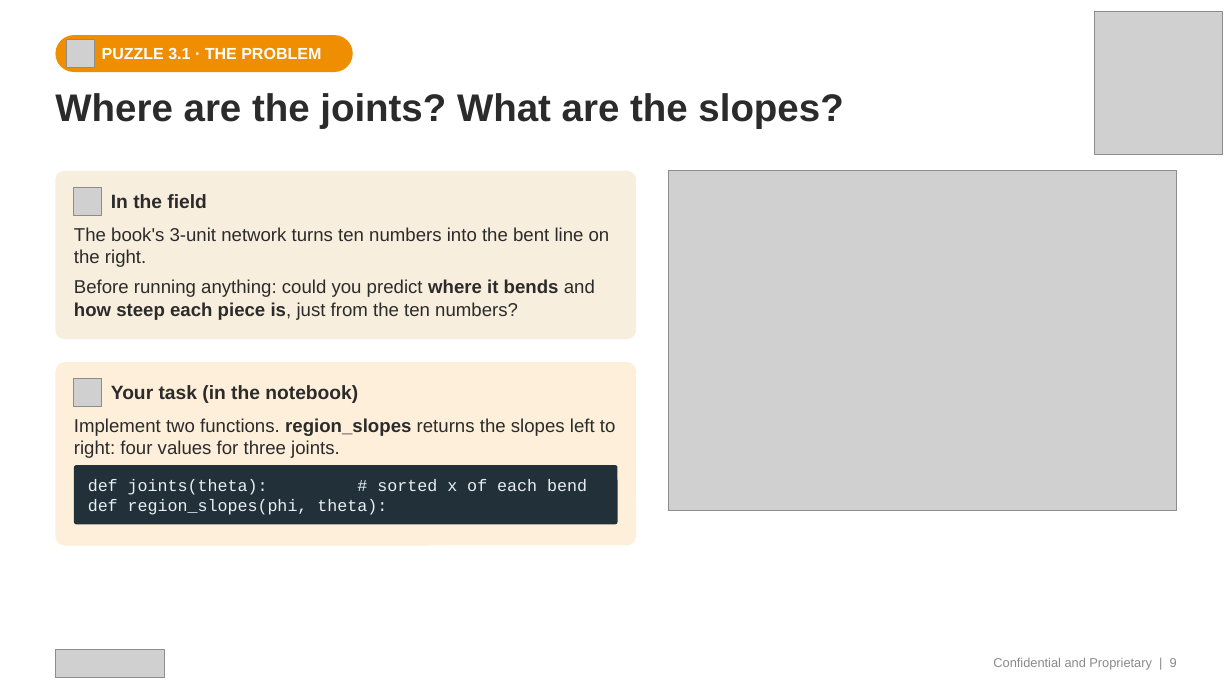
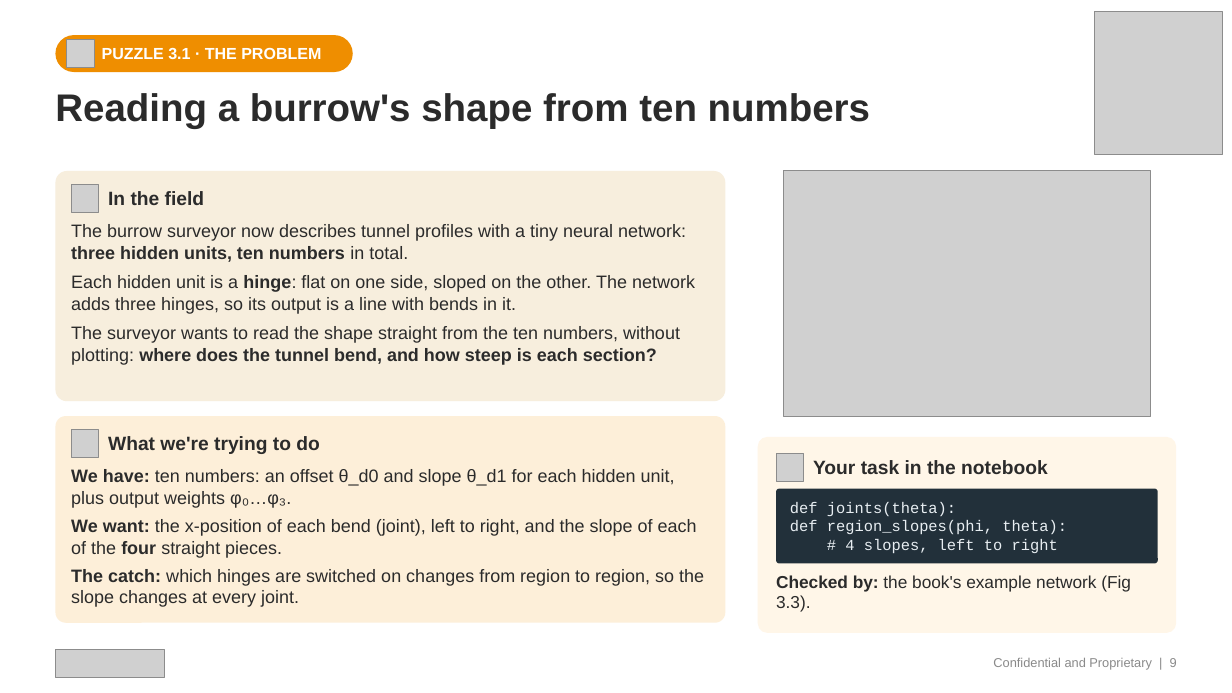
Before and after one commit to transitionbio/udl-ch1-8-tutorial, a slide deck: slide 9 of slides/TBio_UDL_Ch1-8_OneHour.pptx. Drawn at 1232x693 pixels with LibreOffice and Linux fonts; fonts in the diff are those of the drawing; grey boxes stand for pictures. Boxes give left, top, right and bottom in pixels: in the first picture for what was removed or moved away, otherwise in the second. Text is boxed around its words. In the diff, an @@ line names an element or a change of style, - is before the commit and + after.

```diff
--- a/slides/TBio_UDL_Ch1-8_OneHour.pptx
+++ b/slides/TBio_UDL_Ch1-8_OneHour.pptx
@@ text at [55, 93, 870, 129]: text changed @@
-Where are the joints? What are the slopes?
+Reading a burrow's shape from ten numbers
@@ rounded rectangle: place and size @@
-rounded rectangle at [55, 171, 636, 339]
+rounded rectangle at [55, 171, 726, 401]
@@ picture: place and size @@
-picture at [668, 171, 1177, 511]
+picture at [784, 171, 1151, 417]
@@ text added at [71, 224, 695, 365], 14 pt, text #2B2B2B @@
+The burrow surveyor now describes tunnel profiles with a tiny neural network: three hidden units, ten numbers in total.
+Each hidden unit is a hinge: flat on one side, sloped on the other. The network adds three hinges, so its output is a line with bends in it.
+The surveyor wants to read the shape straight from the ten numbers, without plotting: where does the tunnel bend, and how steep is each section?
@@ text removed at [74, 227, 610, 320] @@
-The book's 3-unit network turns ten numbers into the bent line on the right.
-Before running anything: could you predict where it bends and how steep each piece is, just from the ten numbers?
@@ rounded rectangle: place and size @@
-rounded rectangle at [55, 362, 636, 546]
+rounded rectangle at [55, 416, 726, 623]
@@ text removed at [74, 418, 616, 458] @@
-Implement two functions. region_slopes returns the slopes left to right: four values for three joints.
@@ picture added at [71, 430, 99, 457] @@
@@ text added at [108, 436, 319, 454], 15 pt, text #2B2B2B, bold @@
+What we're trying to do
@@ rounded rectangle added at [758, 437, 1177, 633], fill #FFF6E8 @@
@@ text added at [71, 469, 704, 607], 14 pt, text #2B2B2B @@
+We have: ten numbers: an offset θ_d0 and slope θ_d1 for each hidden unit, plus output weights φ₀…φ₃.
+We want: the x-position of each bend (joint), left to right, and the slope of each of the four straight pieces.
+The catch: which hinges are switched on changes from region to region, so the slope changes at every joint.
@@ rounded rectangle removed at [74, 465, 617, 524] @@
@@ picture: place and size @@
-picture at [74, 379, 102, 407]
+picture at [776, 454, 804, 482]
@@ text at [813, 460, 1048, 474]: text changed @@
-Your task (in the notebook)
+Your task in the notebook
@@ rounded rectangle added at [776, 489, 1158, 564], fill #22303A @@
@@ text at [790, 502, 956, 516]: text changed; size 13 to 12 pt @@
-def joints(theta): # sorted x of each bend
+def joints(theta):
@@ text "def joints(theta):": place and size @@
-text "def joints(theta):" at [88, 479, 587, 515]
+text "def joints(theta):" at [790, 502, 1067, 553]
@@ text at [790, 520, 1067, 534]: size 13 to 12 pt in "def region_slopes(phi, theta):" @@
@@ text at [845, 539, 1058, 553]: paragraph added @@
+# 4 slopes, left to right
@@ text added at [776, 575, 1131, 612], 13.5 pt, text #2B2B2B @@
+Checked by: the book's example network (Fig 3.3).
```
Also in this commit, not shown: 23 other slides changed, 1 other file.
